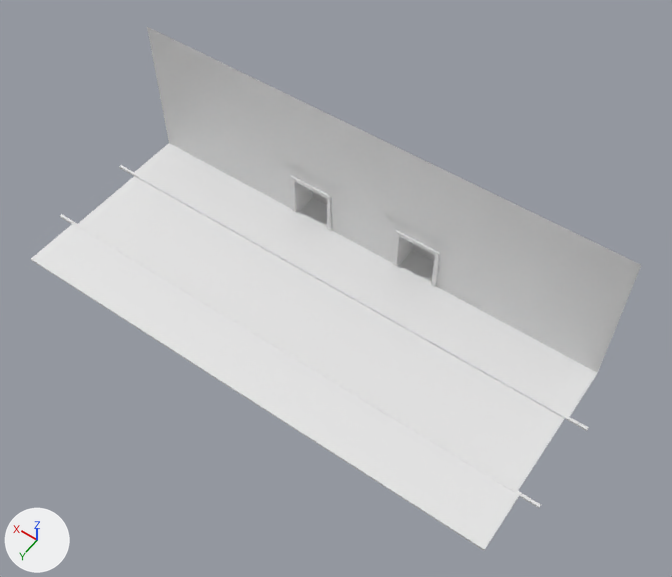
Before and after pictures for a commit that changed the Blender file modelSource/Street.blend.
Rendered twice from a 50 mm lens placed at (-78.9, 86.6, 168.6), pointed at (-8.2, -12.3, 13.1). Lighting does not change. The marker at lower left points along +X, +Y and +Z.

In view in the first picture: "Barry's Bogs", "Clarry's Clogs", 'Curb Close Side', 'Curb Far Side', 'Pavement Close Side', 'Pavement Far Side', 'Road', 'Shop Fronts'.
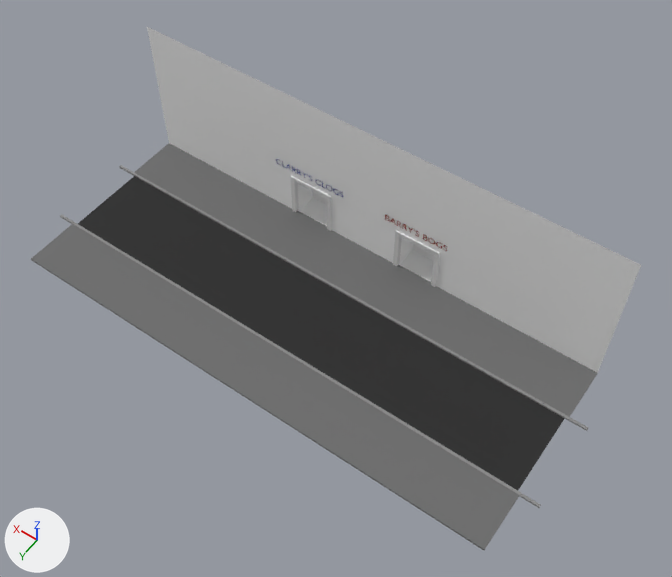
Commit message: 1st pass street added to main scene, hidden old road

What differs and where, as boxes [x1, y1, x2, y2] in the pictures (672 x 577 px):
'Road', recoloured (white to black)
    both: [78, 176, 565, 490]
'Pavement Close Side', recoloured (white to grey)
    both: [31, 224, 519, 550]
'Pavement Far Side', recoloured (white to grey)
    both: [134, 143, 597, 420]
'Curb Far Side', recoloured (white to grey)
    both: [119, 165, 589, 431]
'Curb Close Side', recoloured (white to grey)
    both: [60, 214, 541, 508]
part 1 of me_plane_002, recoloured
    both: [166, 103, 604, 374]

What changed in the scene script:
```text
Change mat_material:
    mat_material.base_color: (0.8, 0.8, 0.8) -> (0.0246, 0.0246, 0.0246)  # white #e7e7e7 -> black #2b2b2b
Add mat_material_004:
    mat_material_004 = principled_material('Material.004')
    mat_material_004.base_color = (0.09, 0.127, 0.801)  # blue #5564e7
    mat_material_004.metallic = 1.0
    mat_material_004.roughness = 0.0
    mat_material_004.sheen_weight = 0.222
Add mat_material_005:
    mat_material_005 = principled_material('Material.005')
    mat_material_005.base_color = (0.8, 0.0143, 0.0)  # red #e72000
    mat_material_005.metallic = 1.0
    mat_material_005.roughness = 0.0
    mat_material_005.sheen_weight = 0.198
Add mat_material_006:
    mat_material_006 = principled_material('Material.006')
    mat_material_006.base_color = (1.0, 1.0, 1.0)  # white #ffffff
Add mat_material_003:
    mat_material_003 = principled_material('Material.003')
    mat_material_003.base_color = (0.156, 0.156, 0.156)  # dark grey #6e6e6e
    mat_material_003.roughness = 1.0
Add mat_material_002:
    mat_material_002 = principled_material('Material.002')
    mat_material_002.base_color = (0.259, 0.259, 0.259)  # grey #8b8b8b
    mat_material_002.roughness = 1.0
Change me_cube:
    where me_cube.from_pydata(...)  # 256 vertices, 192 faces; spans x -1.0..64.6, y -0.3..0.3, z -0.2..0.2
    remove me_cube.materials.append(mat_material)  # white #e7e7e7
    add me_cube.materials.append(mat_material_002)  # grey #8b8b8b
Change me_cube_001:
    where me_cube_001.from_pydata(...)  # 256 vertices, 192 faces; spans x -1.0..64.6, y -0.3..0.3, z -0.2..0.2
    remove me_cube_001.materials.append(mat_material_001)  # white #e7e7e7
    add me_cube_001.materials.append(mat_material_002)  # grey #8b8b8b
Change me_plane:
    where me_plane.from_pydata(...)  # 4 vertices, 1 face; spans x -60.5..60.5, y -10.6..10.6, z 0.0
    add me_plane.materials.append(mat_material)  # black #2b2b2b
Change me_cube_002:
    where me_cube_002.from_pydata(...)  # 8 vertices, 6 faces; spans x -61.2..61.2, y -0.9..13.4, z -0.2..0.2
    add me_cube_002.materials.append(mat_material_003)  # dark grey #6e6e6e
Change me_cube_003:
    where me_cube_003.from_pydata(...)  # 8 vertices, 6 faces; spans x -61.2..61.2, y -0.9..13.4, z -0.2..0.2
    add me_cube_003.materials.append(mat_material_003)  # dark grey #6e6e6e
Change me_plane_002:
    where me_plane_002.from_pydata(...)  # 29 vertices, 20 faces; spans x -61.2..61.2, y -6.7..0.0, z -0.9..36.5
    used by ob_shop_fronts; location = (0.0, -34.5, 0.0)
    me_plane_002 part 1: 20 faces spanning x -61.2..61.2, y -6.7..0.0, z -0.9..36.5 switch from no material to mat_material_006 (white #ffffff)
Change txt_lorum_ipsum_001:
    add txt_lorum_ipsum_001.materials.append(mat_material_005)  # red #e72000
Change txt_lorum_ipsum:
    add txt_lorum_ipsum.materials.append(mat_material_004)  # blue #5564e7
```
